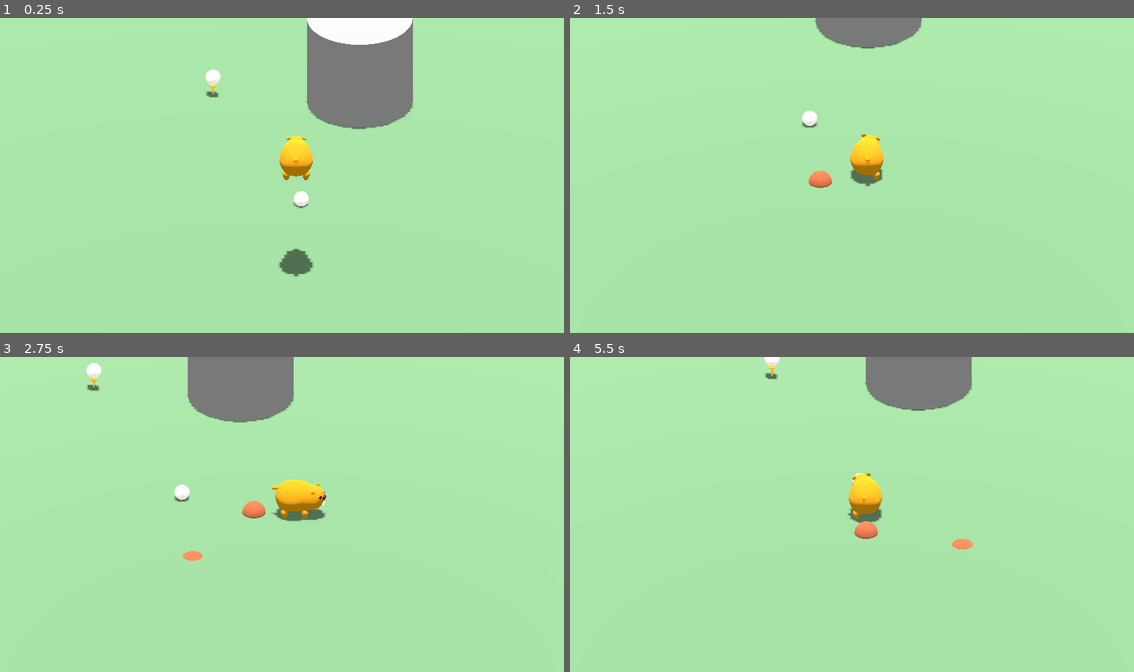
Above: before the commit, frames 1-4 (two rows, left to right).
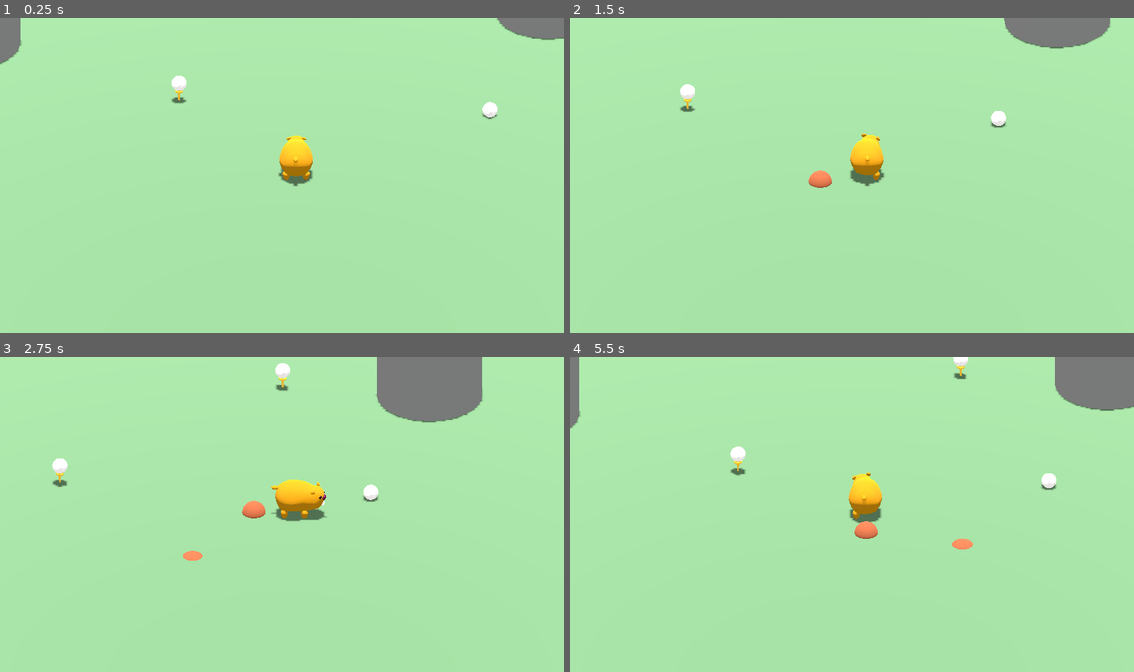
Above: after the commit, the same moments.

Repository: cixil/GroundhogGolf
Game: Godot game, scene res://scenes/main_scene/world.tscn
Same seed, same stepped clock (60 frames per second), same inputs: the game is played once before the commit and once after it.
Inputs:
- Up to frame 1 (0.25 s): no input
- Up to frame 2 (1.5 s): hold Right (move_right) 0.53-1.28 s; tap Space (dig) at 0.6 s; hold W (move_back) from 1.28 s (still down); tap Shift (stand) at 1.35 s
- Up to frame 3 (2.75 s): release W (move_back) at 2.03 s; hold Right (move_right) from 2.03 s (still down); tap Space (dig) at 2.1 s
- Up to frame 4 (5.5 s): release Right (move_right) at 2.78 s; hold S (move_forward) 2.78-3.53 s; tap Shift (stand) at 2.85, 4.35 s; hold A (move_left) 3.53-5.03 s; tap Space (dig) at 3.6, 5.1 s; hold W (move_back) from 5.03 s (still down)

The runs differ from the first frame. In frame 1, 8.5% of the frame differs, in the area x 0-100%, y 0-83%; in frame 2, 3.4%; in frame 3, 7.7%; in frame 4, 5.9%.

Commit message:
add audio example

Diff:
--- a/project/scenes/Globals/Audio.tscn
+++ b/project/scenes/Globals/Audio.tscn
@@ -1,10 +1,12 @@
-[gd_scene load_steps=2 format=3 uid="uid://rfysofgc0ssw"]
+[gd_scene load_steps=3 format=3 uid="uid://rfysofgc0ssw"]
 
 [ext_resource type="Script" path="res://scenes/Globals/audio.gd" id="1_ovd6e"]
+[ext_resource type="AudioStream" uid="uid://cgqhvltv7u4y5" path="res://audio/sound.wav" id="2_415kv"]
 
 [node name="Audio" type="Node"]
 script = ExtResource("1_ovd6e")
 
 [node name="AudioStreamPlayer3D" type="AudioStreamPlayer3D" parent="."]
 
-[node name="AudioStreamPlayer" type="AudioStreamPlayer" parent="."]
+[node name="DirtEnterSound" type="AudioStreamPlayer" parent="."]
+stream = ExtResource("2_415kv")
--- a/project/scenes/Globals/audio.gd
+++ b/project/scenes/Globals/audio.gd
@@ -1,11 +1,11 @@
 extends Node
 
+@onready var dirt_enter_sound: AudioStreamPlayer = $DirtEnterSound
 
 # Called when the node enters the scene tree for the first time.
 func _ready() -> void:
-	pass # Replace with function body.
+	# this connects the hog_entered_dirt signal to the _on_hog_entered_dirt function
+	Signals.hog_entered_dirt.connect(_on_hog_entered_dirt)
 
-
-# Called every frame. 'delta' is the elapsed time since the previous frame.
-func _process(delta: float) -> void:
-	pass
+func _on_hog_entered_dirt():
+	dirt_enter_sound.play()
--- a/project/scenes/Globals/signals.gd
+++ b/project/scenes/Globals/signals.gd
@@ -1,4 +1,10 @@
 extends Node
 
 
+# emitted every time a dirt lump gets raised
 signal lump_raised_at(pos:Vector3)
+
+
+#### Added for audio #####
+signal hog_entered_dirt
+signal hog_exited_dirt
--- a/project/scenes/main_scene/world.tscn
+++ b/project/scenes/main_scene/world.tscn
@@ -53,7 +53,7 @@
 shape = SubResource("ConcavePolygonShape3D_x3uuf")
 
 [node name="GroundHog" parent="." instance=ExtResource("1_b6dm5")]
-transform = Transform3D(1, 0, 0, 0, 1, 0, 0, 0, 1, 4.85049, 1.13337, 0)
+transform = Transform3D(1, 0, 0, 0, 1, 0, 0, 0, 1, 3.06306, -0.0827738, 0)
 
 [node name="CameraPivot" type="Node3D" parent="GroundHog"]
 
--- a/project/scenes/player/ground_hog.gd
+++ b/project/scenes/player/ground_hog.gd
@@ -34,6 +34,7 @@
 	set_collision_mask_value(1, false)
 	current_mode = mode.dig
 	lump_raise_interval.start()
+	Signals.hog_entered_dirt.emit()
 
 func _tx_to_walk():
 	current_mode = mode.transition
@@ -44,6 +45,7 @@
 	set_collision_mask_value(1, true)
 	current_mode = mode.walk
 	lump_raise_interval.stop()
+	Signals.hog_exited_dirt.emit()
 
 func _raise_dirt_lump():
 	pass
Not shown, added: project/audio/sound.wav
